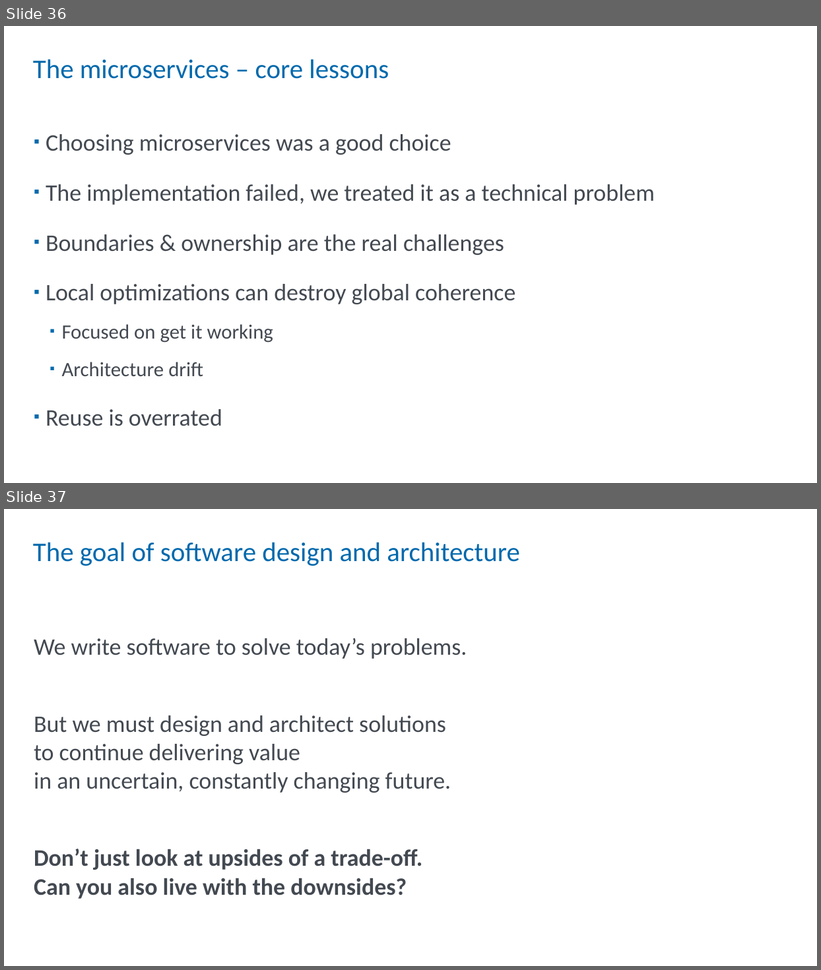
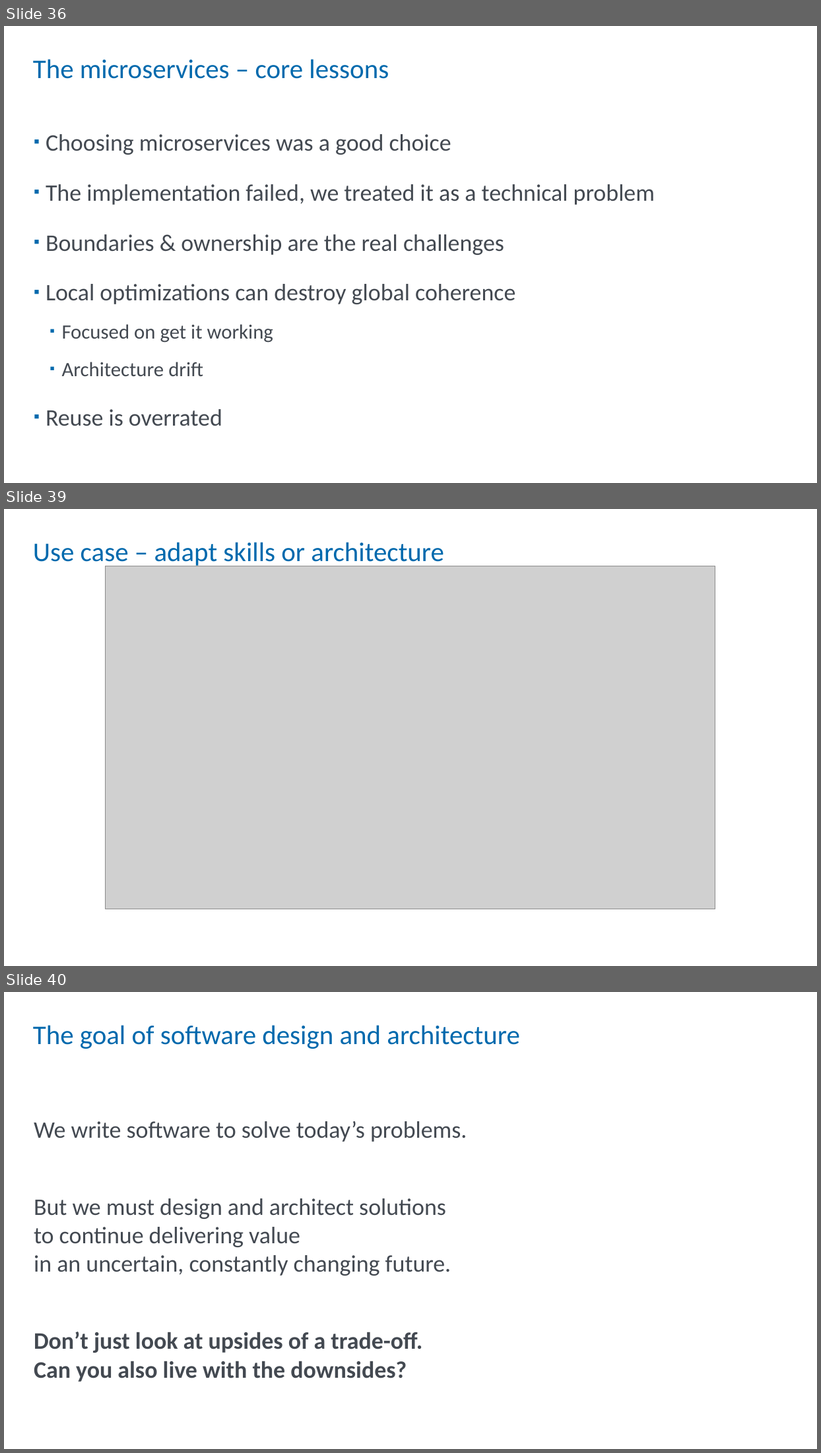
Before and after one commit to StevenHillaert/talk-hellostavanger-2026, a slide deck: Roast my design decisions.pptx. Shown one above the other, each under a label of ours: slides 36 and 37 before the commit, slides 36, 39 and 40 after it; the slides between them are not shown. The pictures are 821x970 and 821x1453 pixels, drawn with LibreOffice and Linux fonts; fonts in the diff are those of the drawing; grey boxes stand for pictures. Boxes give left, top, right and bottom in pixels: in the first picture for what was removed or moved away, otherwise in the second. Text is boxed around its words. In the diff, an @@ line names an element or a change of style, - is before the commit and + after.

```diff
--- a/Roast my design decisions.pptx
+++ b/Roast my design decisions.pptx
@@ slide 39 added at (4, 509, 817, 966), background #FFFFFF @@
@@ title added at (33, 542, 444, 568), 32 pt, text #0069AD @@
+Use case – adapt skills or architecture
@@ picture added at (106, 566, 716, 909) @@
@@ what was slide 37 is now slide 40 @@
```
Also in this commit, not shown: 2 other slides added, 1 other file.
